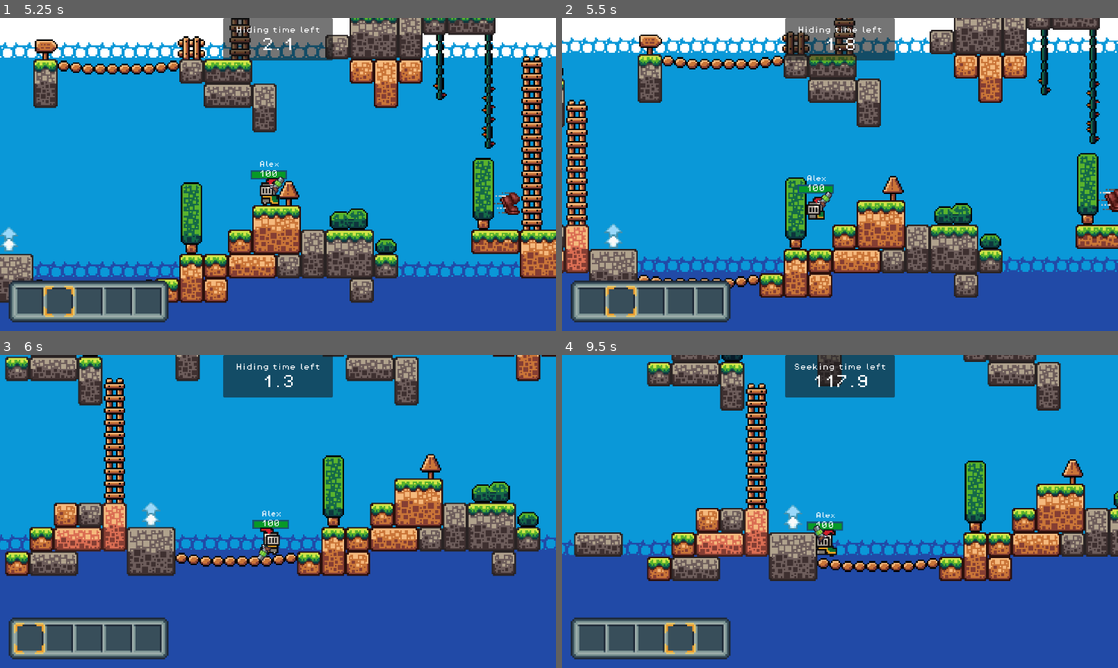
Above: before the commit, frames 1-4 (two rows, left to right).
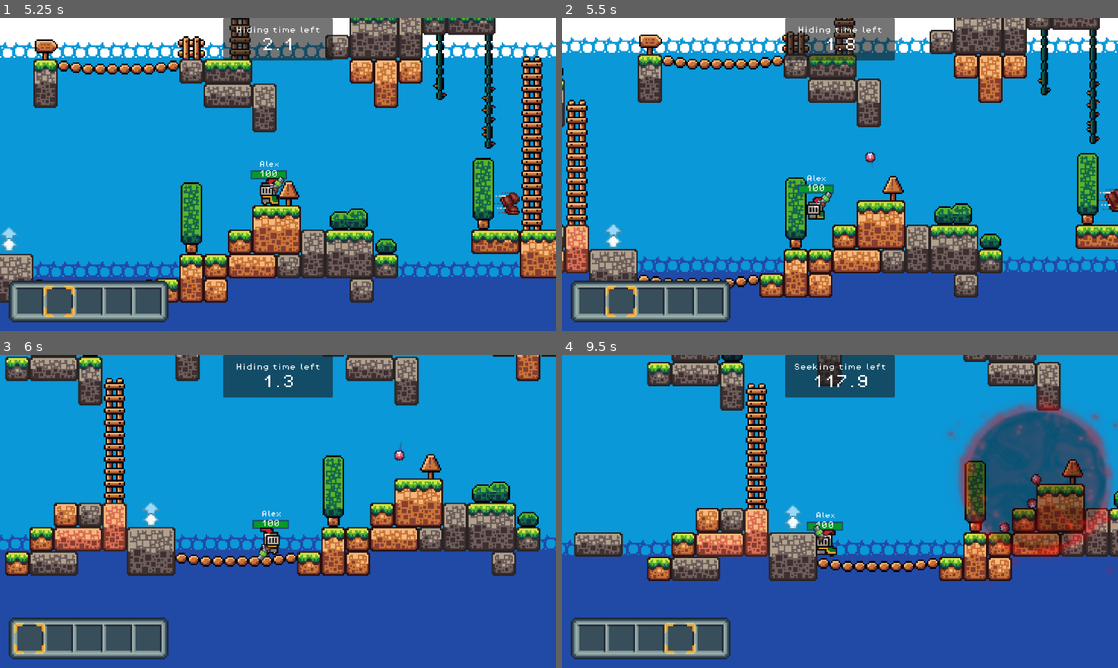
Above: after the commit, the same moments.

Repository: Kewei-cpu/Godot-2D-Platformer
Game: Godot game, scene res://scenes/game/main_menu.tscn
Same seed, same stepped clock (60 frames per second), same inputs: the game is played once before the commit and once after it.
Inputs (mouse positions are in pixels of both pictures, inside the frame that each line leads up to):
- Up to frame 1 (5.25 s): click (278, 240) at 0.52 s; type "12" at 0.6 s; click (278, 274) at 0.75 s; type "Alex" at 0.83 s; click "Host" at 1.25 s; move the mouse to (400, 158) at 2.02 s; press the mouse at (400, 158) at 2.03 s; hold D (move_right) 2.03-3.5 s; tap W (jump) at 2.27, 3.02 s; right-click (400, 158) at 2.3 s; tap Enter at 2.75 s; move the mouse to (166, 190) at 2.77 s; release the mouse at (166, 190) at 2.78 s; right-click (166, 190) at 2.85 s; click (166, 190) at 3.05 s; click "Join Hiders" at 3.5 s; click "Start Game" at 4.25 s; move the mouse to (333, 105) at 5.02 s; hold A (move_left) from 5.03 s (still down); tap Mouse wheel down (Next Slot) at 5.1 s
- Up to frame 2 (5.5 s): keep holding A (move_left); right-click (895, 105) at 5.3 s
- Up to frame 3 (6 s): move the mouse to (250, 574) at 5.77 s; release A (move_left) at 5.78 s; hold D (move_right) from 5.78 s (still down); tap Mouse wheel up (Previous Slot) at 5.85 s
- Up to frame 4 (9.5 s): tap W (jump) at 6.02, 6.77, 7.52, 9.02 s; click (812, 574) at 6.05 s; move the mouse to (1006, 558) at 6.52 s; tap 1 (Slot 0) at 6.6 s; right-click (1006, 558) at 6.8 s; move the mouse to (673, 464) at 7.27 s; release D (move_right) at 7.28 s; hold A (move_left) 7.28-8.03 s; tap 2 (Slot 1) at 7.35 s; click (673, 464) at 7.55 s; move the mouse to (867, 511) at 8.02 s; hold D (move_right) 8.03-8.78 s; tap 3 (Slot 2) at 8.1 s; right-click (867, 511) at 8.3 s; move the mouse to (756, 433) at 8.77 s; hold A (move_left) from 8.78 s (still down); tap 4 (Slot 3) at 8.85 s; click (756, 433) at 9.05 s

Frame 1 is identical in both runs. In frame 2, less than 0.1% of the frame differs, in the area x 54-57%, y 42-48%; in frame 3, less than 0.1%; in frame 4, 11%, in the area x 69-100%, y 13-70%.

Commit message:
add poison grenade

Diff:
--- a/project.godot
+++ b/project.godot
@@ -135,6 +135,11 @@
 "events": [Object(InputEventKey,"resource_local_to_scene":false,"resource_name":"","device":-1,"window_id":0,"alt_press …(195 unchanged characters)…
 ]
 }
+throw={
+"deadzone": 0.2,
+"events": [Object(InputEventMouseButton,"resource_local_to_scene":false,"resource_name":"","device":-1,"window_id":0,"alt_pressed":false,"shift_pressed":false,"ctrl_pressed":false,"meta_pressed":false,"button_mask":0,"position":Vector2(0, 0),"global_position":Vector2(0, 0),"factor":1.0,"button_index":2,"canceled":false,"pressed":false,"double_click":false,"script":null)
+]
+}
 
 [layer_names]
 
--- a/scenes/effect/effect.tscn
+++ b/scenes/effect/effect.tscn
@@ -68,6 +68,7 @@
 
 [node name="EffectTimer" type="Timer" parent="."]
 one_shot = true
+autostart = true
 
 [node name="AnimationPlayer" type="AnimationPlayer" parent="."]
 libraries = {
--- /dev/null
+++ b/scenes/effect/effect_area.tscn
@@ -0,0 +1,246 @@
+[gd_scene load_steps=24 format=3 uid="uid://b1pbq5tkfv5ct"]
+
+[ext_resource type="Texture2D" uid="uid://cwfyypixf3g1p" path="res://sprites/effects/pipo-gate01a192.png" id="1_m42ok"]
+[ext_resource type="Script" uid="uid://drka6wcitnhkm" path="res://scripts/effect/effect_area.gd" id="1_wtovf"]
+
+[sub_resource type="CircleShape2D" id="CircleShape2D_wtovf"]
+radius = 60.0
+
+[sub_resource type="AtlasTexture" id="AtlasTexture_kn0rc"]
+atlas = ExtResource("1_m42ok")
+region = Rect2(0, 0, 192, 192)
+
+[sub_resource type="AtlasTexture" id="AtlasTexture_bwlc2"]
+atlas = ExtResource("1_m42ok")
+region = Rect2(192, 0, 192, 192)
+
+[sub_resource type="AtlasTexture" id="AtlasTexture_8hnyv"]
+atlas = ExtResource("1_m42ok")
+region = Rect2(384, 0, 192, 192)
+
+[sub_resource type="AtlasTexture" id="AtlasTexture_ujrou"]
+atlas = ExtResource("1_m42ok")
+region = Rect2(576, 0, 192, 192)
+
+[sub_resource type="AtlasTexture" id="AtlasTexture_spcxt"]
+atlas = ExtResource("1_m42ok")
+region = Rect2(768, 0, 192, 192)
+
+[sub_resource type="AtlasTexture" id="AtlasTexture_l3ewy"]
+atlas = ExtResource("1_m42ok")
+region = Rect2(0, 192, 192, 192)
+
+[sub_resource type="AtlasTexture" id="AtlasTexture_puv7t"]
+atlas = ExtResource("1_m42ok")
+region = Rect2(192, 192, 192, 192)
+
+[sub_resource type="AtlasTexture" id="AtlasTexture_a6ul5"]
+atlas = ExtResource("1_m42ok")
+region = Rect2(384, 192, 192, 192)
+
+[sub_resource type="AtlasTexture" id="AtlasTexture_vq0xk"]
+atlas = ExtResource("1_m42ok")
+region = Rect2(576, 192, 192, 192)
+
+[sub_resource type="AtlasTexture" id="AtlasTexture_6ay5p"]
+atlas = ExtResource("1_m42ok")
+region = Rect2(768, 192, 192, 192)
+
+[sub_resource type="AtlasTexture" id="AtlasTexture_6251k"]
+atlas = ExtResource("1_m42ok")
+region = Rect2(0, 384, 192, 192)
+
+[sub_resource type="AtlasTexture" id="AtlasTexture_ieu8p"]
+atlas = ExtResource("1_m42ok")
+region = Rect2(192, 384, 192, 192)
+
+[sub_resource type="AtlasTexture" id="AtlasTexture_a2qda"]
+atlas = ExtResource("1_m42ok")
+region = Rect2(384, 384, 192, 192)
+
+[sub_resource type="AtlasTexture" id="AtlasTexture_20fw5"]
+atlas = ExtResource("1_m42ok")
+region = Rect2(576, 384, 192, 192)
+
+[sub_resource type="AtlasTexture" id="AtlasTexture_o30om"]
+atlas = ExtResource("1_m42ok")
+region = Rect2(768, 384, 192, 192)
+
+[sub_resource type="SpriteFrames" id="SpriteFrames_ywyv5"]
+animations = [{
+"frames": [{
+"duration": 1.0,
+"texture": SubResource("AtlasTexture_kn0rc")
+}, {
+"duration": 1.0,
+"texture": SubResource("AtlasTexture_bwlc2")
+}, {
+"duration": 1.0,
+"texture": SubResource("AtlasTexture_8hnyv")
+}, {
+"duration": 1.0,
+"texture": SubResource("AtlasTexture_ujrou")
+}, {
+"duration": 1.0,
+"texture": SubResource("AtlasTexture_spcxt")
+}, {
+"duration": 1.0,
+"texture": SubResource("AtlasTexture_l3ewy")
+}, {
+"duration": 1.0,
+"texture": SubResource("AtlasTexture_puv7t")
+}, {
+"duration": 1.0,
+"texture": SubResource("AtlasTexture_a6ul5")
+}, {
+"duration": 1.0,
+"texture": SubResource("AtlasTexture_vq0xk")
+}, {
+"duration": 1.0,
+"texture": SubResource("AtlasTexture_6ay5p")
+}, {
+"duration": 1.0,
+"texture": SubResource("AtlasTexture_6251k")
+}, {
+"duration": 1.0,
+"texture": SubResource("AtlasTexture_ieu8p")
+}, {
+"duration": 1.0,
+"texture": SubResource("AtlasTexture_a2qda")
+}, {
+"duration": 1.0,
+"texture": SubResource("AtlasTexture_20fw5")
+}, {
+"duration": 1.0,
+"texture": SubResource("AtlasTexture_o30om")
+}],
+"loop": true,
+"name": &"default",
+"speed": 10.0
+}]
+
+[sub_resource type="Animation" id="Animation_rda0j"]
+length = 0.001
+tracks/0/type = "value"
+tracks/0/imported = false
+tracks/0/enabled = true
+tracks/0/path = NodePath("AnimatedSprite2D:scale")
+tracks/0/interp = 1
+tracks/0/loop_wrap = true
+tracks/0/keys = {
+"times": PackedFloat32Array(0),
+"transitions": PackedFloat32Array(1),
+"update": 0,
+"values": [Vector2(1e-05, 1e-05)]
+}
+tracks/1/type = "value"
+tracks/1/imported = false
+tracks/1/enabled = true
+tracks/1/path = NodePath("CollisionShape2D:scale")
+tracks/1/interp = 1
+tracks/1/loop_wrap = true
+tracks/1/keys = {
+"times": PackedFloat32Array(0),
+"transitions": PackedFloat32Array(1),
+"update": 0,
+"values": [Vector2(1e-05, 1e-05)]
+}
+
+[sub_resource type="Animation" id="Animation_4lg85"]
+resource_name = "grow"
+length = 2.0
+tracks/0/type = "value"
+tracks/0/imported = false
+tracks/0/enabled = true
+tracks/0/path = NodePath("AnimatedSprite2D:scale")
+tracks/0/interp = 1
+tracks/0/loop_wrap = true
+tracks/0/keys = {
+"times": PackedFloat32Array(0, 2),
+"transitions": PackedFloat32Array(1, 1),
+"update": 0,
+"values": [Vector2(1e-05, 1e-05), Vector2(1.5, 1.5)]
+}
+tracks/1/type = "value"
+tracks/1/imported = false
+tracks/1/enabled = true
+tracks/1/path = NodePath("CollisionShape2D:scale")
+tracks/1/interp = 1
+tracks/1/loop_wrap = true
+tracks/1/keys = {
+"times": PackedFloat32Array(0, 2),
+"transitions": PackedFloat32Array(1, 1),
+"update": 0,
+"values": [Vector2(1e-05, 1e-05), Vector2(1.5, 1.5)]
+}
+
+[sub_resource type="Animation" id="Animation_m42ok"]
+resource_name = "shrink"
+length = 2.0
+tracks/0/type = "value"
+tracks/0/imported = false
+tracks/0/enabled = true
+tracks/0/path = NodePath("AnimatedSprite2D:scale")
+tracks/0/interp = 1
+tracks/0/loop_wrap = true
+tracks/0/keys = {
+"times": PackedFloat32Array(0, 2),
+"transitions": PackedFloat32Array(1, 1),
+"update": 0,
+"values": [Vector2(1.5, 1.5), Vector2(1e-05, 1e-05)]
+}
+tracks/1/type = "value"
+tracks/1/imported = false
+tracks/1/enabled = true
+tracks/1/path = NodePath("CollisionShape2D:scale")
+tracks/1/interp = 1
+tracks/1/loop_wrap = true
+tracks/1/keys = {
+"times": PackedFloat32Array(0, 2),
+"transitions": PackedFloat32Array(1, 1),
+"update": 0,
+"values": [Vector2(1.5, 1.5), Vector2(1e-05, 1e-05)]
+}
+
+[sub_resource type="AnimationLibrary" id="AnimationLibrary_qigtc"]
+_data = {
+&"RESET": SubResource("Animation_rda0j"),
+&"grow": SubResource("Animation_4lg85"),
+&"shrink": SubResource("Animation_m42ok")
+}
+
+[node name="EffectArea" type="Area2D"]
+z_index = 30
+collision_layer = 0
+collision_mask = 126
+script = ExtResource("1_wtovf")
+
+[node name="CollisionShape2D" type="CollisionShape2D" parent="."]
+scale = Vector2(1e-05, 1e-05)
+shape = SubResource("CircleShape2D_wtovf")
+
+[node name="AnimatedSprite2D" type="AnimatedSprite2D" parent="."]
+modulate = Color(1, 1, 1, 0.462745)
+scale = Vector2(1e-05, 1e-05)
+sprite_frames = SubResource("SpriteFrames_ywyv5")
+autoplay = "default"
+frame_progress = 0.487764
+
+[node name="AnimationPlayer" type="AnimationPlayer" parent="."]
+libraries = {
+&"": SubResource("AnimationLibrary_qigtc")
+}
+autoplay = "grow"
+
+[node name="LastingTimer" type="Timer" parent="."]
+wait_time = 10.0
+one_shot = true
+autostart = true
+
+[node name="AnimationWaitingTimer" type="Timer" parent="."]
+wait_time = 2.0
+one_shot = true
+
+[connection signal="body_entered" from="." to="." method="_on_body_entered"]
+[connection signal="timeout" from="LastingTimer" to="." method="_on_lasting_timer_timeout"]
+[connection signal="timeout" from="AnimationWaitingTimer" to="." method="_on_animation_waiting_timer_timeout"]
--- /dev/null
+++ b/scenes/effect/poison_effect.tscn
@@ -0,0 +1,20 @@
+[gd_scene load_steps=4 format=3 uid="uid://cl4pdxceahqew"]
+
+[ext_resource type="PackedScene" uid="uid://dt021y4r6rh7c" path="res://scenes/effect/effect.tscn" id="1_7nbsa"]
+[ext_resource type="Script" uid="uid://crd44belll8w6" path="res://scripts/effect/poison_effect.gd" id="2_7nbsa"]
+[ext_resource type="Texture2D" uid="uid://8w7vjgjmap4v" path="res://sprites/effects/EffectSprite_poison.png" id="3_7nbsa"]
+
+[node name="Effect" instance=ExtResource("1_7nbsa")]
+script = ExtResource("2_7nbsa")
+poison_damage = 5
+
+[node name="EffectTexture" parent="MarginContainer" index="0"]
+texture = ExtResource("3_7nbsa")
+
+[node name="EffectTimer" parent="." index="1"]
+wait_time = 10.0
+
+[node name="DamageTimer" type="Timer" parent="." index="3"]
+autostart = true
+
+[connection signal="timeout" from="DamageTimer" to="." method="_on_damage_timer_timeout"]
--- a/scenes/projectile/grenade.tscn
+++ b/scenes/projectile/grenade.tscn
@@ -23,3 +23,10 @@
 width = 6.0
 gradient = SubResource("Gradient_hvjek")
 length = 30
+
+[node name="ExplodeTimer" type="Timer" parent="." index="4"]
+wait_time = 3.0
+one_shot = true
+autostart = true
+
+[connection signal="timeout" from="ExplodeTimer" to="." method="_on_explode_timer_timeout"]
--- /dev/null
+++ b/scripts/effect/effect_area.gd
@@ -0,0 +1,22 @@
+class_name EffectArea
+extends Area2D
+
+
+@export var effect: PackedScene
+
+@onready var animation_player: AnimationPlayer = $AnimationPlayer
+@onready var animation_waiting_timer: Timer = $AnimationWaitingTimer
+
+
+func _on_body_entered(body: Node2D) -> void:
+	if body is Player:
+		body.effect_bar.add_effect(effect)
+
+
+func _on_lasting_timer_timeout() -> void:
+	animation_player.play("shrink")
+	animation_waiting_timer.start()
+
+
+func _on_animation_waiting_timer_timeout() -> void:
+	queue_free()
--- a/scripts/effect/effect_panel.gd
+++ b/scripts/effect/effect_panel.gd
@@ -11,7 +11,6 @@
 func _ready() -> void:
 	player = get_node("../../../../")
 	on_effect_start()
-	effect_timer.start()
 
 	effect_timer.timeout.connect(on_effect_end)
 	effect_timer.timeout.connect(queue_free)
--- /dev/null
+++ b/scripts/effect/poison_effect.gd
@@ -0,0 +1,6 @@
+extends Effect
+
+@export var poison_damage = 5
+
+func _on_damage_timer_timeout() -> void:
+	player.bullet_hit(poison_damage, Vector2.ZERO, 0)
--- a/scripts/player/player.gd
+++ b/scripts/player/player.gd
@@ -207,9 +207,11 @@
 	if Input.is_action_pressed("shoot") and not camouflaged:
 		if !cool_down.is_stopped():
 			return
-		shoot()
+		shoot(Projectile.Bullet)
 		cool_down.start()
 
+	if Input.is_action_just_pressed("throw") and not camouflaged:
+		shoot(Projectile.Grenade)
 
 func handle_jump(delta):
 	# Add the gravity.
@@ -350,9 +352,9 @@
 	hit_color.start()
 
 
-func shoot():
+func shoot(projectile: int = Projectile.Bullet):
 	var bullet_transform := Transform2D(muzzle.get_global_rotation(), muzzle.get_global_position())
-	spawn_projectile.rpc(multiplayer.get_unique_id(), Projectile.Bullet, bullet_transform)
+	spawn_projectile.rpc(multiplayer.get_unique_id(), projectile, bullet_transform)
 
 
 func die():
--- a/scripts/projectile/grenade.gd
+++ b/scripts/projectile/grenade.gd
@@ -1 +1,22 @@
 extends Projectile
+
+var Poison = preload("res://scenes/effect/poison_effect.tscn")
+var EffectArea = preload("res://scenes/effect/effect_area.tscn")
+
+func _on_explode_timer_timeout() -> void:
+	if not is_multiplayer_authority():
+		return
+
+	spawn_effect_area.rpc()
+
+
+
+@rpc("call_local", "any_peer")
+func spawn_effect_area():
+	var game: Game = get_parent()
+
+	var area: EffectArea = EffectArea.instantiate()
+	area.position = global_position
+	area.effect = Poison
+
+	game.add_child(area)
--- a/scripts/projectile/projectile.gd
+++ b/scripts/projectile/projectile.gd
@@ -14,7 +14,6 @@
 	linear_velocity = transform.x.normalized() * speed + initial_velocity
 	angular_velocity = 0.0
 
-	life_timer.start()
 
 func hide_all():
 	sprite_2d.hide()
Not shown, added: scripts/effect/effect_area.gd.uid
Not shown, added: scripts/effect/poison_effect.gd.uid
Binary file added: sprites/effects/pipo-gate01a192.png
Not shown, added: sprites/effects/pipo-gate01a192.png.import
